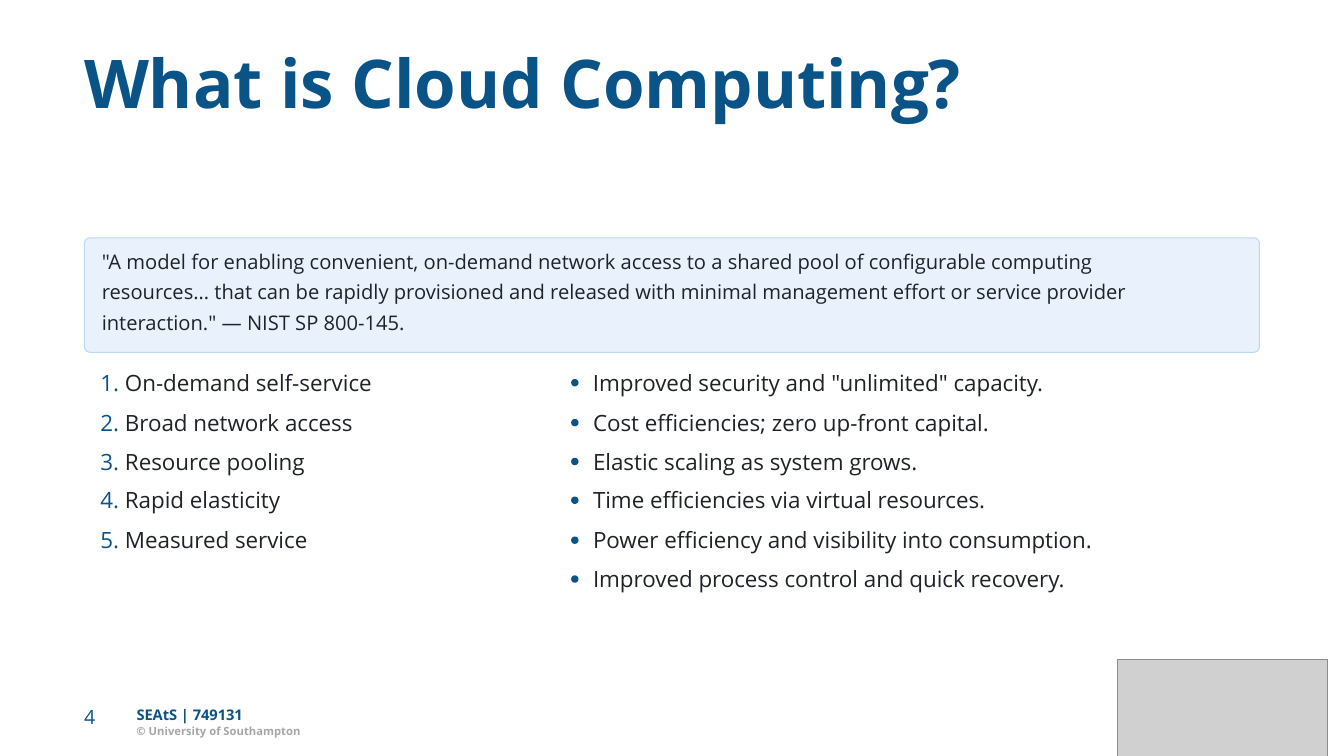
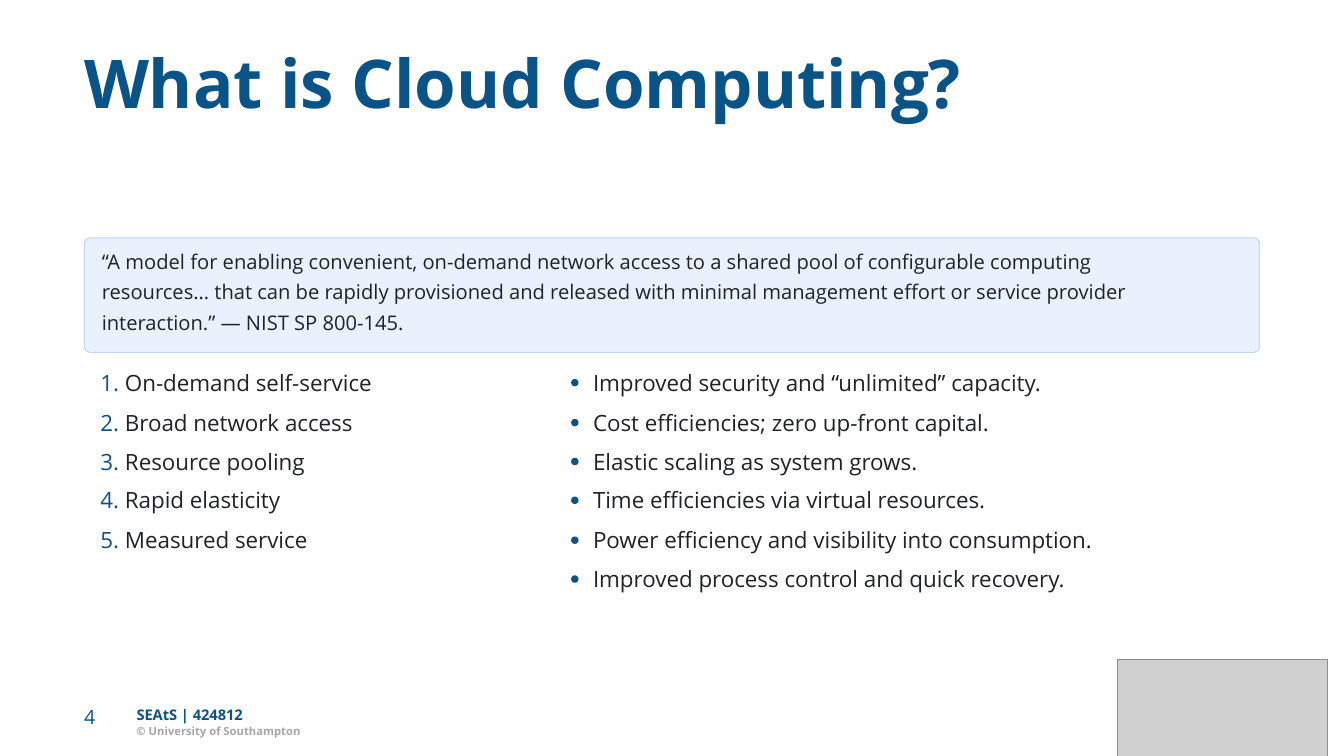
Before and after one commit to Dr-AlHashimy/Module_AICE2005_2627, a slide deck: slide 4 of html/COMP-_L7.2_lecture.pptx. Drawn at 1344x756 pixels with LibreOffice and Linux fonts; fonts in the diff are those of the drawing; grey boxes stand for pictures. Boxes give left, top, right and bottom in pixels: in the first picture for what was removed or moved away, otherwise in the second. Text is boxed around its words. In the diff, an @@ line names an element or a change of style, - is before the commit and + after.

```diff
--- a/html/COMP-_L7.2_lecture.pptx
+++ b/html/COMP-_L7.2_lecture.pptx
@@ text at <box>102,253,1091,274</box>: text changed @@
-"A model for enabling convenient, on-demand network access to a shared pool of conﬁgurable computing
+“A model for enabling convenient, on-demand network access to a shared pool of conﬁgurable computing
@@ text at <box>102,315,404,331</box>: text changed @@
-interaction." — NIST SP 800-145.
+interaction.” — NIST SP 800-145.
@@ text at <box>593,374,1041,396</box>: text changed @@
-Improved security and "unlimited" capacity.
+Improved security and “unlimited” capacity.
@@ text at <box>137,709,243,720</box>: text changed @@
-SEAtS | 749131
+SEAtS | 424812
```
Also in this commit, not shown: 26 other slides changed, 3 slides added, 16 slides removed, 6 other files.
